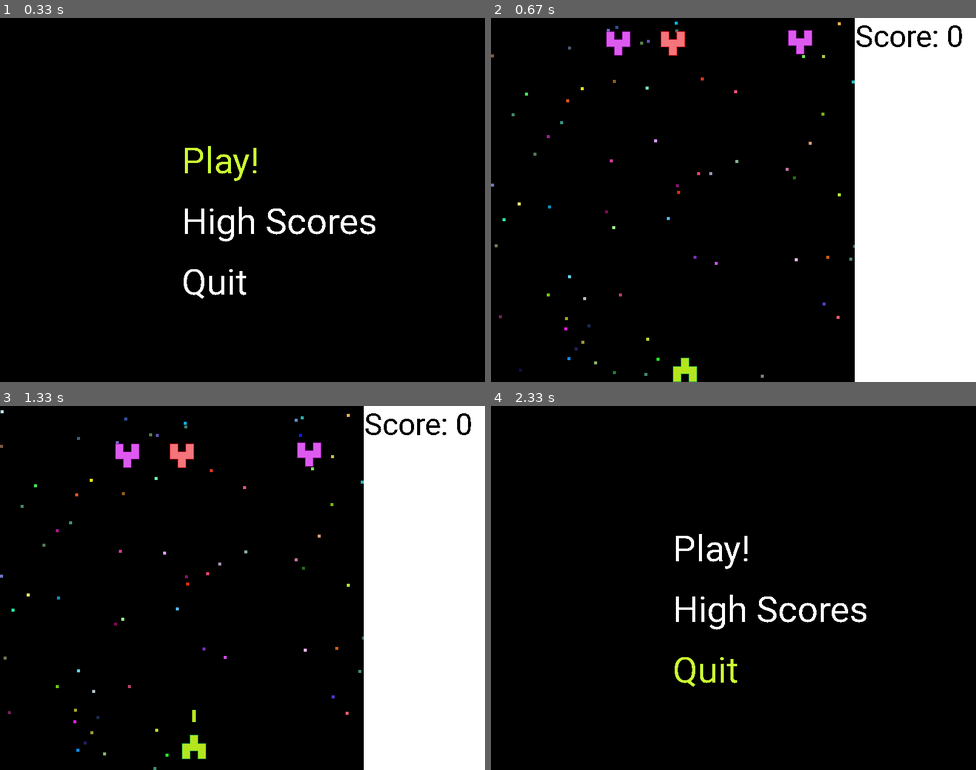
Above: before the commit, frames 1-4 (two rows, left to right).
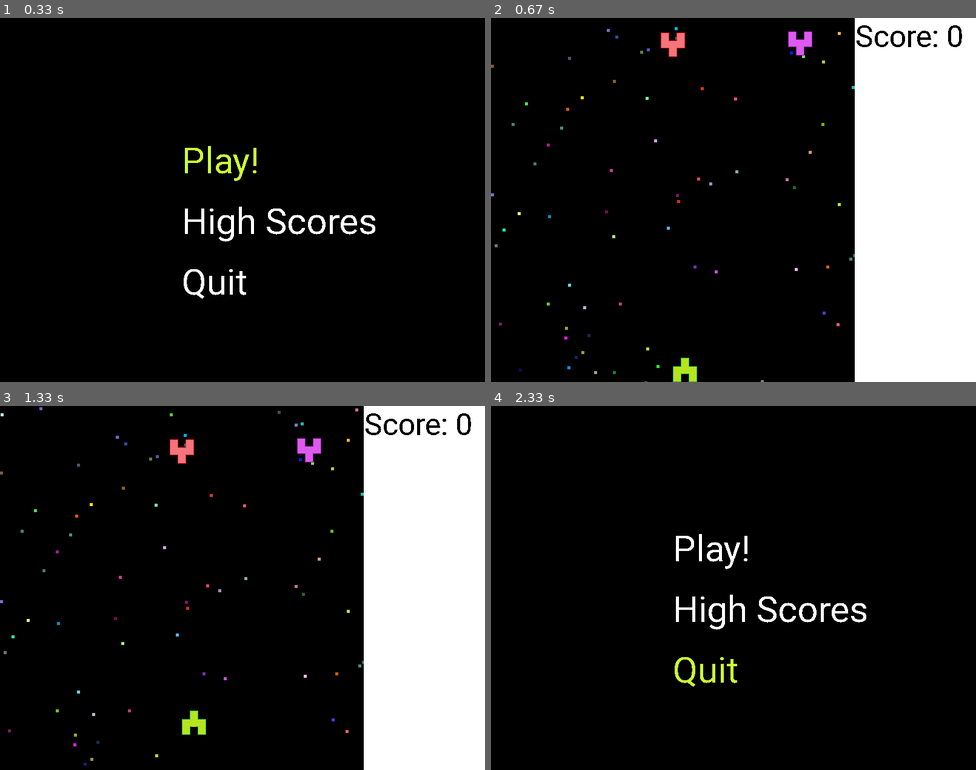
Above: after the commit, the same moments.

Repository: FranciscoAB/moh
Game: pygame game, started from main.py
Same seed, same stepped clock (60 frames per second), same inputs: the game is played once before the commit and once after it.
Inputs:
- Up to frame 1 (0.33 s): no input
- Up to frame 2 (0.67 s): tap Enter at 0.33 s
- Up to frame 3 (1.33 s): hold Space 0.67-1.13 s; hold Up 0.67-1.13 s; hold P from 1.17 s (still down); hold Up from 1.17 s (still down)
- Up to frame 4 (2.33 s): release P at 1.63 s; release Up at 1.63 s; hold Esc 1.67-2.13 s; hold Up 1.67-2.13 s; hold Up from 2.17 s (still down)

Frame 1 is identical in both runs. In frame 2, 0.9% of the frame differs, in the area x 0-75%, y 1-100%; in frame 3, 1.6%, in the area x 0-75%, y 0-100%; in frame 4, nothing differs.

Commit message:
Add files via upload
several changes and improvements

Diff:
--- a/EnemyMisc.py
+++ b/EnemyMisc.py
@@ -2,58 +2,78 @@
 from Util import *
 from random import randint
 
-class Enemy(pygame.sprite.Sprite):
+class Enemy():
     def __init__(self):
+        self.health = 0
+        self.updateTimerLimit = 0
+        self.updateTimer = 0
+
+    def damage(self, damage):
+        self.health -= damage
+
+class EnemyNormal(pygame.sprite.Sprite, Enemy):
+    def __init__(self):
+        Enemy.__init__(self)
         pygame.sprite.Sprite.__init__(self)
 
         self.image = pygame.image.load("enemy.png").convert_alpha()
         self.rect = self.image.get_rect()
 
+        self.initialHealth = 1
         self.health = 1
         self.scoreValue = 1
 
-        self.updateTimerLimit = 2
-        self.updateTimer = 0
+    def update(self, dt):
+        self.updateTimer += dt
 
-    def update(self, deltaTime):
         if self.updateTimer >= self.updateTimerLimit:
             self.rect.y += 1
             self.updateTimer = 0
-        self.updateTimer += deltaTime
 
         if self.rect.y > DISPLAY_HEIGHT_GAMEZONE:
             self.rect.x = randint(0, DISPLAY_WIDTH_GAMEZONE - self.rect.w)
             self.rect.y = 0
             self.updateTimerLimit = randint(2, 10)
-
-    def damage(self, damage):
-        self.health -= damage
+            self.health = self.initialHealth
 
 
-
-class EnemyBig(Enemy):
+class EnemyBig(pygame.sprite.Sprite, Enemy):
     def __init__(self):
         Enemy.__init__(self)
+        pygame.sprite.Sprite.__init__(self)
 
         self.image = pygame.image.load("enemyBig.png").convert_alpha()
         self.rect = self.image.get_rect()
 
+        self.initialHealth = 3
         self.health = 3
         self.scoreValue = 2
 
-        self.updateTimerLimit = 2
-        self.updateTimer = 0
+    def update(self, dt):
+        self.updateTimer += dt
 
-class EnemySpaceship(Enemy):
+        if self.updateTimer >= self.updateTimerLimit:
+            self.rect.y += 1
+            self.updateTimer = 0
+
+        if self.rect.y > DISPLAY_HEIGHT_GAMEZONE:
+            self.rect.x = randint(0, DISPLAY_WIDTH_GAMEZONE - self.rect.w)
+            self.rect.y = 0
+            self.updateTimerLimit = randint(2, 10)
+            self.health = self.initialHealth
+
+class EnemySpaceship(pygame.sprite.Sprite, Enemy):
     def __init__(self):
         Enemy.__init__(self)
+        pygame.sprite.Sprite.__init__(self)
 
         self.image = pygame.image.load("enemySpaceship.png").convert_alpha()
         self.rect = self.image.get_rect()
 
-        self.scoreValue = 5
+        self.scoreValue = 10
 
-        self.updateTimerLimit = 3
+        self.updateTimerLimit = 2
+        self.updateTimer = 0
 
         self.direction = randint(0, 1)
 
@@ -64,11 +84,12 @@
             self.direction = -1
             self.rect.x = DISPLAY_WIDTH_GAMEZONE - self.rect.w
 
-    def update(self, deltaTime):
+    def update(self, dt):
+        self.updateTimer += dt
+
         if self.updateTimer >= self.updateTimerLimit:
             self.rect.x += self.direction
             self.updateTimer = 0
-        self.updateTimer += deltaTime
 
     def mustDie(self):
         if self.rect.x > DISPLAY_HEIGHT_GAMEZONE or self.rect.x < 0:
--- a/EnvironmentMisc.py
+++ b/EnvironmentMisc.py
@@ -12,12 +12,12 @@
 
         self.color = (randint(0, 255), randint(0, 255), randint(0, 255))
 
-        self.timerBeforeMoveLimit = randint(1, 10)
+        self.timerBeforeMoveLimit = randint(4, 10)
         self.timerBeforeMove = 0
 
-    def update(self):
+    def update(self, dt):
 
-        self.timerBeforeMove += 1
+        self.timerBeforeMove += dt
 
         if self.timerBeforeMove >= self.timerBeforeMoveLimit:
             self.timerBeforeMove = 0
@@ -26,5 +26,4 @@
         if self.rect.y > DISPLAY_HEIGHT_GAMEZONE:
             self.rect.x = randint(0, DISPLAY_WIDTH_GAMEZONE)
             self.rect.y = 0
-            self.speed = randint(1, 2)
             self.color = (randint(0, 255), randint(0, 255), randint(0, 255))
--- a/Game.py
+++ b/Game.py
@@ -83,29 +83,44 @@
         #Sets the initial state of the main loop
         self.run = True
 
-        self.before = pygame.time.get_ticks()
+        self.pause = False
+
+        self.getTicksLastFrame = 0
         self.deltaTime = 0
 
+        self.timeBeforeRefresh = 7
+        self.timerBeforeRefresh = 0
 
 	#Main loop of the game
     def loop(self):
         while self.run:
 
-            self.deltaTime = pygame.time.get_ticks() - self.before
-            self.before = pygame.time.get_ticks()
+            t = pygame.time.get_ticks()
+            self.deltaTime = (t - self.getTicksLastFrame)
+            self.getTicksLastFrame = t
+
+            self.timerBeforeRefresh += self.deltaTime
 
             #Checks for user input, to exit from the game
             events = pygame.event.get()
+            '''''''''''''''''''''''''''''''''''''''
+            PAUSE!!!!!
+            '''''''''''''''''''''''''''''''''''''''
+            if self.pause:
+                self.handlePauseEvents(events)
+                continue
+
             for event in events:
                 if event.type == pygame.QUIT:
                     self.run = False
-                if event.type == pygame.KEYUP:
-                    if event.key == pygame.K_RIGHT:
-                        self.player.updateTimer = self.player.updateTimerLimit
 
                 if event.type == pygame.KEYDOWN:
+                    if event.key == pygame.K_p:
+                        self.pause = True
+                        continue
+
                     #Player shot
-                    if event.key == pygame.K_SPACE or event.key == pygame.K_LCTRL:
+                    if event.key == pygame.K_SPACE or event.key == pygame.K_LCTRL or event.key == pygame.K_RCTRL:
                         if len(self.playerBulletList) < self.player.maxCurrentBullets:
                             self.playerBullet = PlayerBullet()
                             self.playerBullet.rect.x = self.player.rect.x + self.player.rect.width / 2 - self.playerBullet.rect.width / 2
@@ -114,16 +129,7 @@
                     if event.key == pygame.K_ESCAPE:
                         self.run = False
 
-            '''
-            mouseState = pygame.mouse.get_pressed()
-
-            if mouseState[0] == 1:
-                pygame.draw.rect(win, (255, 0, 0), (pygame.mouse.get_pos()[0] - dotSize / 2, pygame.mouse.get_pos()[1] - dotSize / 2, dotSize, dotSize))
-
-            if mouseState[2] == 1:
-                pygame.draw.rect(win, (0, 255, 0), (pygame.mouse.get_pos()[0] - dotSize / 2, pygame.mouse.get_pos()[1] - dotSize / 2, dotSize, dotSize))
-            '''
-
+            #TODO VER ESTO
             #Generates enemy spaceships randomly
             self.generationTimer += self.deltaTime
             if self.generationTimer >= self.timeBeforeGeneration:
@@ -134,21 +140,7 @@
             #Checks for keyboard arrows to move the player
             keys = pygame.key.get_pressed()
             if keys[pygame.K_LEFT] or keys[pygame.K_RIGHT] or keys[pygame.K_UP] or keys[pygame.K_DOWN]:
-                if self.player.updateTimer >= self.player.updateTimerLimit:
-                    if keys[pygame.K_LEFT]:
-                        self.player.moveLeft()
-                    if keys[pygame.K_RIGHT]:
-                        self.player.moveRight()
-                    if keys[pygame.K_UP]:
-                        self.player.moveUp()
-                    if keys[pygame.K_DOWN]:
-                        self.player.moveDown()
-                    self.player.updateTimer = 0
-
-                self.player.updateTimer += 1
-
-            #Clears the display with black color
-            self.win.fill(BLACK)
+                self.player.move(keys, self.deltaTime)
 
             #Checks if a bullet must be destroyed (it reaches display boundaries)
             for pb in self.playerBulletList:
@@ -184,7 +176,7 @@
 
 
             #Checks if enemiesList reachs 0. If its the case, increase
-            #the enemies counter and regenerates the enemcheckHighScoreies.
+            #the enemies counter and regenerates the enemies.
             if len(self.enemiesList) == 0:
                 self.enemiesCount += 1
                 self.__generateEnemies()
@@ -199,23 +191,30 @@
             self.playerBulletList.update(self.deltaTime)
             self.enemySpaceship.update(self.deltaTime)
 
-            #draws stars
-            for newStar in self.starsList:
-                newStar.update();
-                pygame.draw.rect(self.win, newStar.color, newStar.rect)
-
-            #Draws player, enemies and player bullets
-            self.all_sprites.draw(self.win)
-            self.enemiesList.draw(self.win)
-            self.playerBulletList.draw(self.win)
-            self.enemySpaceship.draw(self.win)
-
-            #Draws game Display
-            pygame.draw.rect(self.win, self.gameDisplay.color, self.gameDisplay.rect)
-            self.win.blit(self.textSurface, (DISPLAY_WIDTH_GAMEZONE + 1, 1))
-
-            #Update the display (flip)
-            pygame.display.update()
+            for star in self.starsList:
+                star.update(self.deltaTime)
+
+            #Clears the display with black color
+            self.win.fill(BLACK)
+
+            #Draws player, enemies, player bullets and stars
+            if (self.timerBeforeRefresh >= self.timeBeforeRefresh):
+                for star in self.starsList:
+                    pygame.draw.rect(self.win, star.color, star.rect)
+
+                self.all_sprites.draw(self.win)
+                self.enemiesList.draw(self.win)
+                self.playerBulletList.draw(self.win)
+                self.enemySpaceship.draw(self.win)
+
+                self.timerBeforeRefresh = 0
+
+                #Draws game Display
+                pygame.draw.rect(self.win, self.gameDisplay.color, self.gameDisplay.rect)
+                self.win.blit(self.textSurface, (DISPLAY_WIDTH_GAMEZONE + 1, 1))
+
+                #Update the display (flip)
+                pygame.display.update()
 
         self.score.checkHighScore(self.win)
 
@@ -226,15 +225,26 @@
 
     def __generateEnemies(self):
         for x in range(0, self.enemiesCount):
-            self.enemy = Enemy()
-            self.enemy.updateTimerLimit = randint(1, 10)
+            self.enemy = EnemyNormal()
+            self.enemy.updateTimerLimit = randint(2, 9)
             self.enemy.rect.x = randint(0, DISPLAY_WIDTH_GAMEZONE - self.enemy.rect.w)
             self.enemy.rect.y = randint(0, 10)
             self.enemiesList.add(self.enemy)
 
-        for x in range(0, randint(0, self.enemiesCount + 2 / 2)):
+        for x in range(0, randint(0, (int)((self.enemiesCount + 2) / 2))):
             self.enemyBig = EnemyBig()
-            self.enemyBig.updateTimerLimit = randint(1, 10)
+            self.enemyBig.updateTimerLimit = randint(2, 9)
             self.enemyBig.rect.x = randint(0, DISPLAY_WIDTH_GAMEZONE - self.enemyBig.rect.w)
             self.enemyBig.rect.y = randint(0, 10)
             self.enemiesList.add(self.enemyBig)
+
+    def handlePauseEvents(self, events):
+        for event in events:
+            if event.type == pygame.QUIT:
+                self.run = False
+
+            if event.type == pygame.KEYDOWN:
+                if event.key == pygame.K_p:
+                    self.pause = False
+                if event.key == pygame.K_ESCAPE:
+                    self.run = False
--- a/PlayerMisc.py
+++ b/PlayerMisc.py
@@ -14,7 +14,7 @@
         self.image = pygame.image.load("player.png").convert_alpha()
         self.rect = self.image.get_rect()
 
-        self.updateTimerLimit = 2
+        self.updateTimerLimit = 3
         self.updateTimer = 0
 
         self.maxCurrentBullets = 3
@@ -22,21 +22,36 @@
     '''
     Player Movement functions
     '''
+    def move(self, keys, dt):
+
+        self.updateTimer += dt
+
+        if (self.updateTimer >= self.updateTimerLimit):
+            if keys[pygame.K_LEFT]:
+                self.moveLeft()
+            if keys[pygame.K_RIGHT]:
+                self.moveRight()
+            if keys[pygame.K_UP]:
+                self.moveUp()
+            if keys[pygame.K_DOWN]:
+                self.moveDown()
+            self.updateTimer = 0
+
     def moveUp(self):
         if self.rect.y > 0:
-            self.rect.y -= 1
+            self.rect.y -= 2
 
     def moveDown(self):
         if self.rect.y < DISPLAY_HEIGHT_GAMEZONE - self.rect.height:
-            self.rect.y += 1
+            self.rect.y += 2
 
     def moveRight(self):
         if self.rect.x < DISPLAY_WIDTH_GAMEZONE - self.rect.width:
-            self.rect.x += 1
+            self.rect.x += 2
 
     def moveLeft(self):
         if self.rect.x > 0:
-            self.rect.x -= 1
+            self.rect.x -= 2
 
 '''
 Class representing the player bullets.
@@ -53,11 +68,13 @@
         self.updateTimerLimit = 1
         self.updateTimer = 0
 
-    def update(self, deltaTime):
+    def update(self, dt):
+
+        self.updateTimer += dt
+
         if self.updateTimer >= self.updateTimerLimit:
             self.rect.y -= 1
             self.updateTimer = 0
-        self.updateTimer += 1
 
     def mustDie(self):
         if self.rect.y <= 0:
